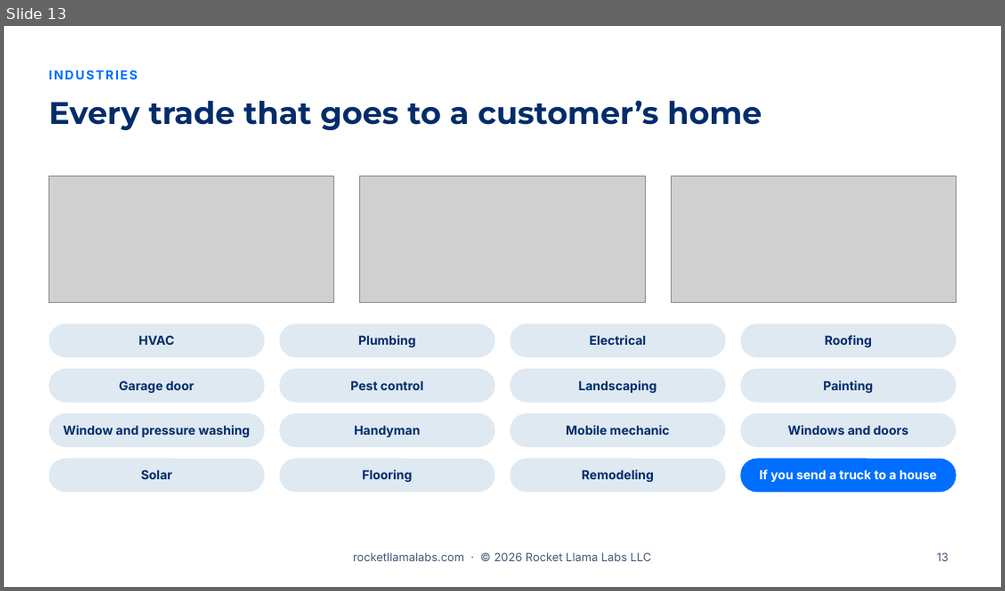
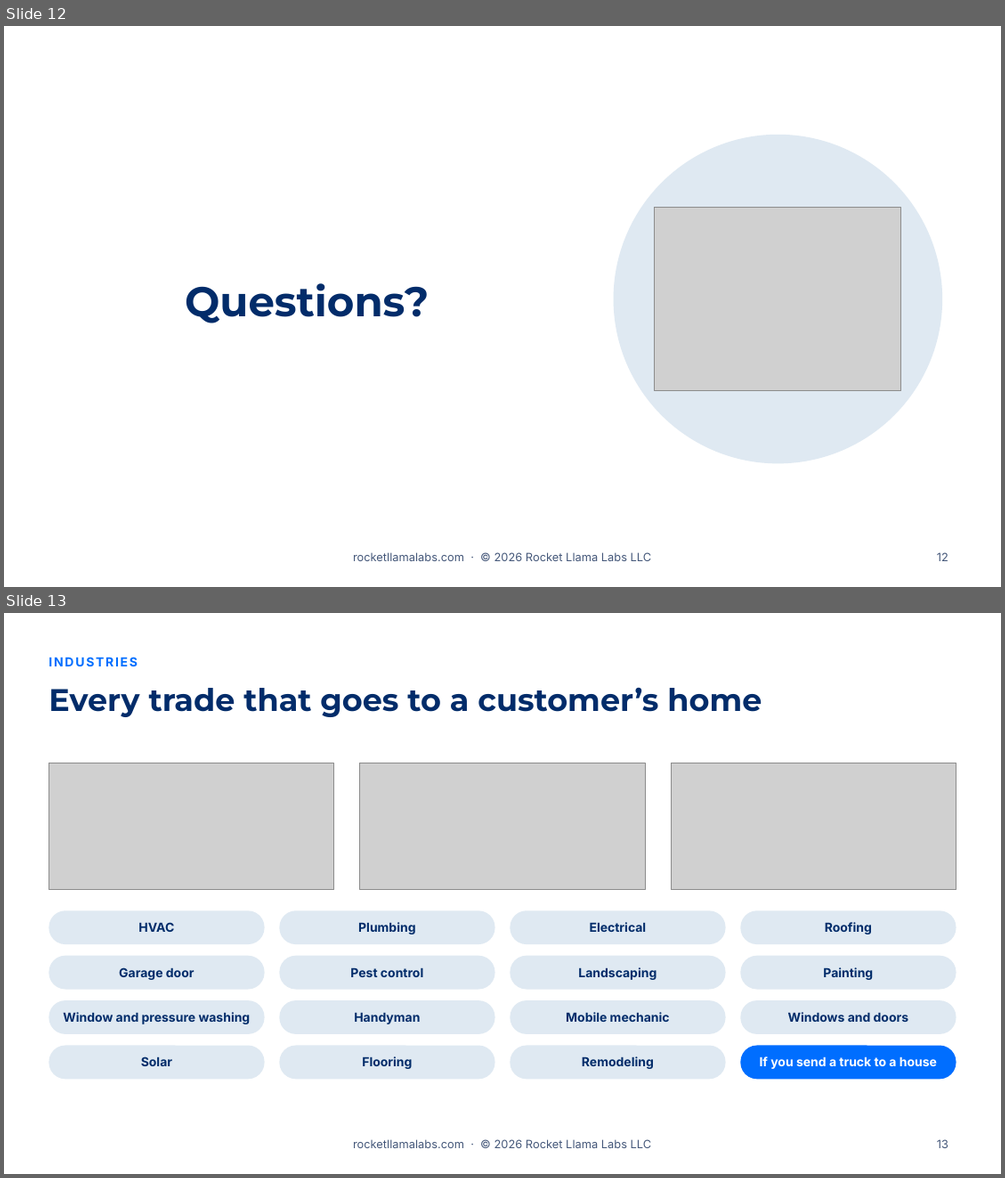
Before and after one commit to RocketLlamaLabs/rocketllama-website, a slide deck: public/slides/v1/rocket-llama-labs-sales-presentation-v1.pptx. Shown one above the other, each under a label of ours: slide 13 before the commit, slides 12 and 13 after it. The pictures are 1005x591 and 1005x1178 pixels, drawn with LibreOffice and Linux fonts; fonts in the diff are those of the drawing; grey boxes stand for pictures; background and template pictures are left out. Boxes give left, top, right and bottom in pixels: in the first picture for what was removed or moved away, otherwise in the second. Text is boxed around its words. In the diff, an @@ line names an element or a change of style, - is before the commit and + after.

```diff
--- a/public/slides/v1/rocket-llama-labs-sales-presentation-v1.pptx
+++ b/public/slides/v1/rocket-llama-labs-sales-presentation-v1.pptx
@@ slide 12 added at [4, 26, 1001, 587], background #FFFFFF; not listed: 1 template element that a slide beside it also shows @@
@@ ellipse added at [614, 135, 942, 464], fill #DFE9F2 @@
@@ picture added at [655, 207, 901, 391] @@
@@ title added at [185, 283, 429, 323], 40 pt, text #022C6A, bold @@
+Questions?
@@ page number added at [937, 552, 948, 561], 11 pt, text #45587A @@
+12
```
Also in this commit, not shown: 5 slides changed, 3 slides removed, 15 other files.
